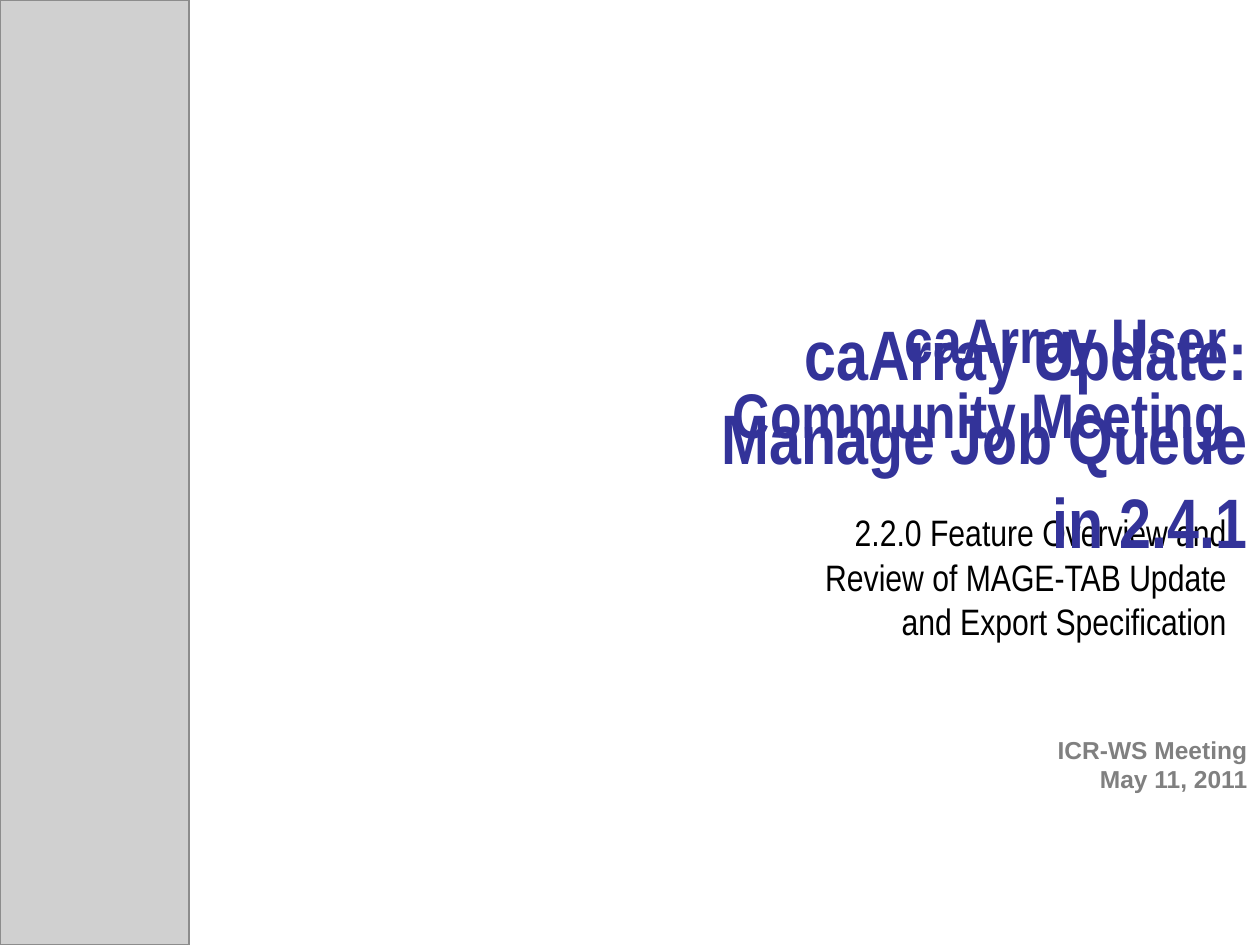
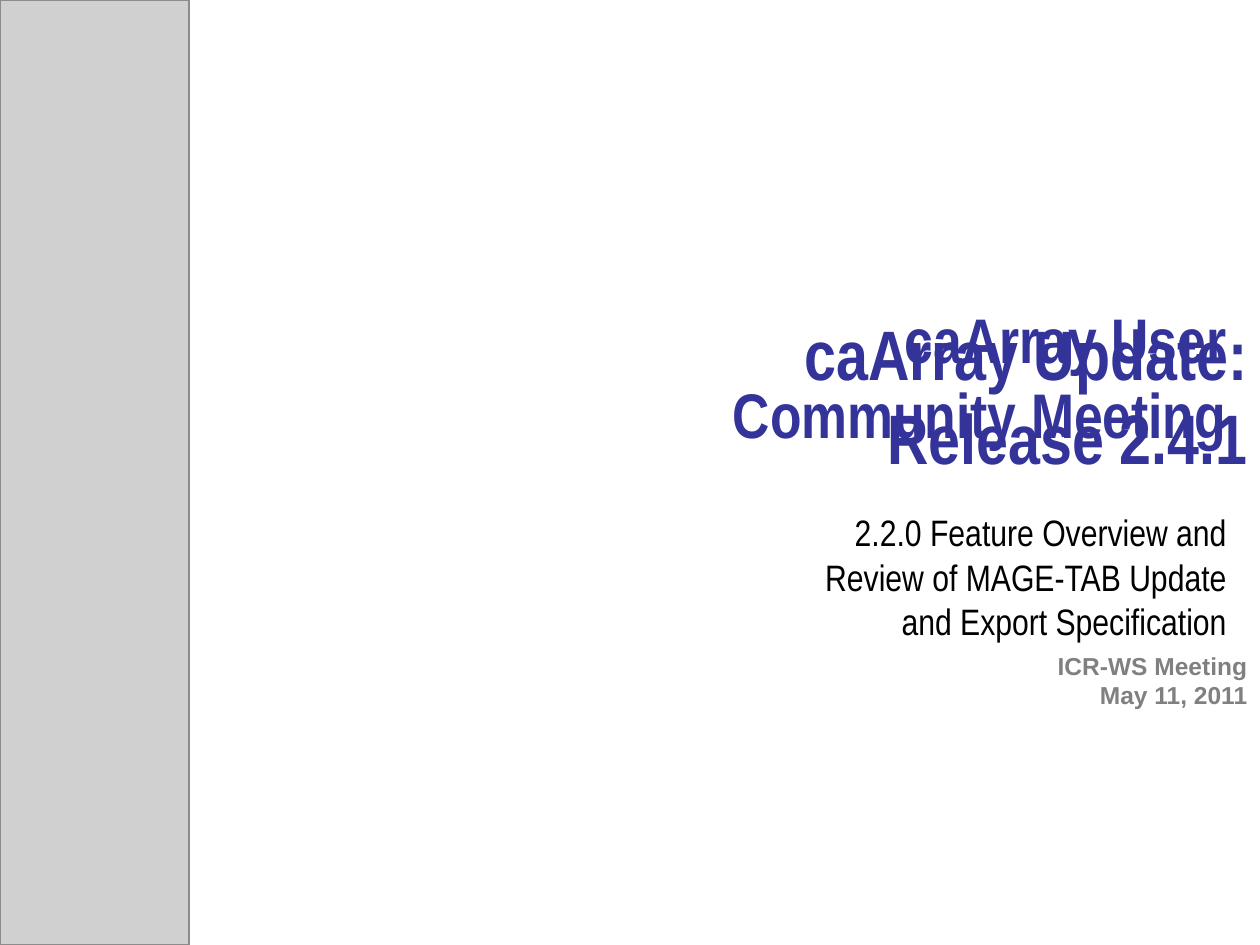
Before and after one commit to NCIP/caarray-docs, a slide deck: slide 1 of project_management/open_meetings/ICR_WS_Meeting_2011_05_11.pptx. Drawn at 1260x945 pixels with LibreOffice and Linux fonts; fonts in the diff are those of the drawing; grey boxes stand for pictures; background and template pictures are left out. Boxes give left, top, right and bottom in pixels: in the first picture for what was removed or moved away, otherwise in the second. Text is boxed around its words. In the diff, an @@ line names an element or a change of style, - is before the commit and + after.

```diff
--- a/project_management/open_meetings/ICR_WS_Meeting_2011_05_11.pptx
+++ b/project_management/open_meetings/ICR_WS_Meeting_2011_05_11.pptx
@@ title at (805,323,1248,709): text changed @@
-caArray Update:
-Manage Job Queue
-in 2.4.1
-ICR-WS Meeting
-May 11, 2011
+caArray Update:
+Release 2.4.1
+ICR-WS Meeting
+May 11, 2011
```
Also in this commit, not shown: 1 other slide changed.
